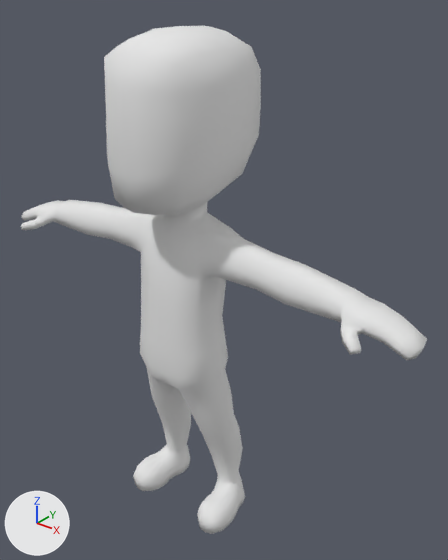
A saved change to the glTF model crates/client/assets/characters/characterMedium.glb.
Rendered twice from a camera (50 mm lens) standing at (2.78, -3.04, 4.03) and looking at (0.17, 0.22, 2.01). Every picture has the same lights, and +X, +Y and +Z are marked at lower left. The picture after the commit comes second.

In view in the first picture: 'characterMedium'.
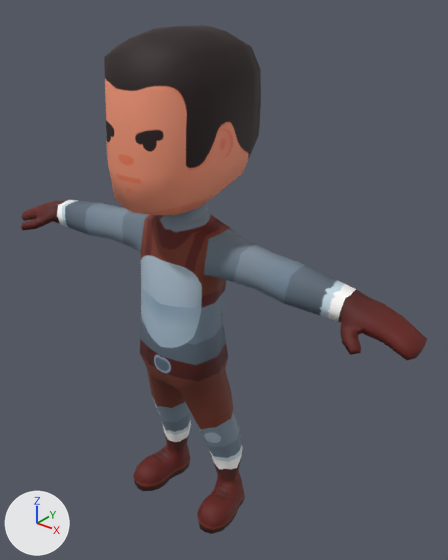
Changed parts and their boxes [x1, y1, x2, y2] in the pictures (448 x 560 px):
'characterMedium', surface changed (darker): [21, 26, 427, 534] in both

What changed in the scene script:
```text
Add img_fantasymalea:
    img_fantasymalea = load_image('fantasyMaleA', '_unpacked/fantasyMaleA', 1024, 1024, 'sRGB')
Change mat_skin:
    where n2 = _N.new('ShaderNodeMix'); n2.name = 'Mix'
    remove n2.inputs[7].default_value = (0.8, 0.8, 0.8, 1.0)  # 'B', white #e7e7e7
    add n4 = _N.new('ShaderNodeTexImage'); n4.name = 'Image Texture'
    add n4.image = img_fantasymalea
    where n3 = _N.new('ShaderNodeVertexColor'); n3.name = 'Color Attribute'
    remove _L.new(n3.outputs[0], n2.inputs[6])  # 'Color' to 'A'
    add _L.new(n3.outputs[0], n2.inputs[7])  # 'Color' to 'B'
    add _L.new(n4.outputs[0], n2.inputs[6])  # 'Color' to 'A'
```
